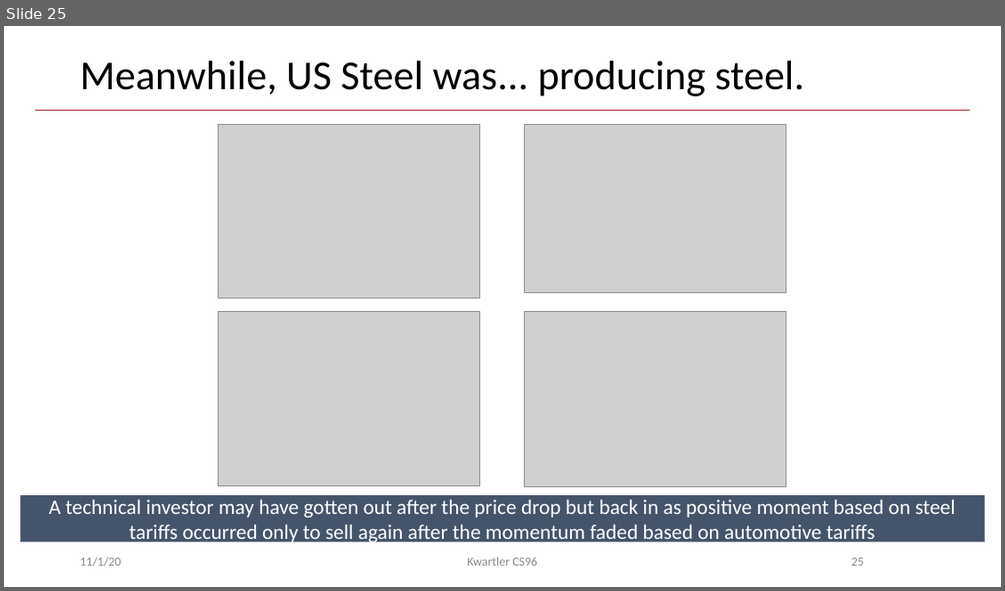
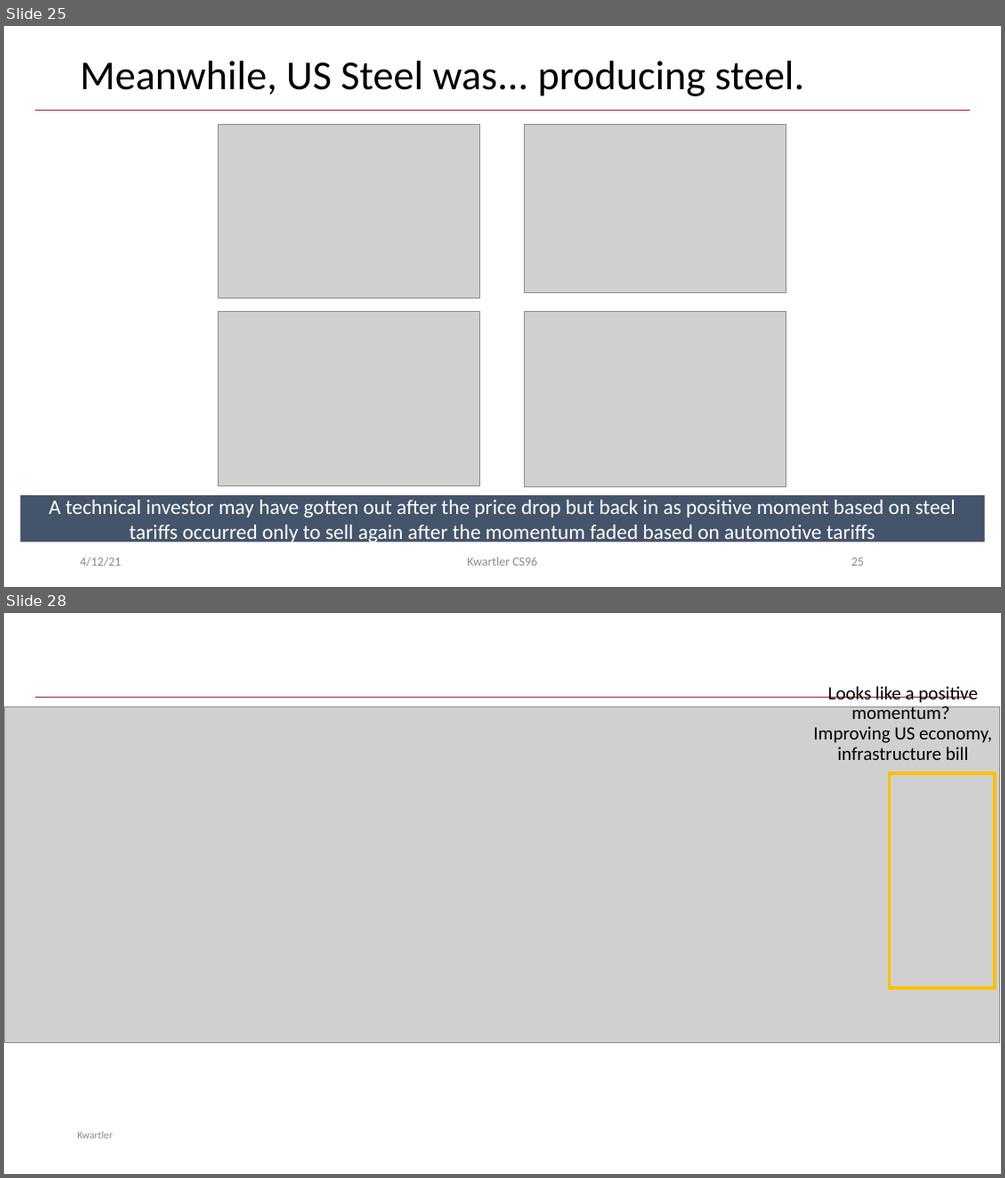
Before and after one commit to kwartler/Harvard_DataMining_Business_Student, a slide deck: Lessons/J_Equities/EquityTrading.pptx. Shown one above the other, each under a label of ours: slide 25 before the commit, slides 25 and 28 after it; the slides between them are not shown. The pictures are 1005x591 and 1005x1178 pixels, drawn with LibreOffice and Linux fonts; fonts in the diff are those of the drawing; grey boxes stand for pictures; background and template pictures are left out. Boxes give left, top, right and bottom in pixels: in the first picture for what was removed or moved away, otherwise in the second. Text is boxed around its words. In the diff, an @@ line names an element or a change of style, - is before the commit and + after.

```diff
--- a/Lessons/J_Equities/EquityTrading.pptx
+++ b/Lessons/J_Equities/EquityTrading.pptx
@@ slide 28 added at (4, 613, 1001, 1174), background #FFFFFF; not listed: 1 template element that a slide beside it also shows @@
@@ text added at (813, 686, 992, 760), 18 pt, text #000000 @@
+Looks like a positive momentum? Improving US economy, infrastructure bill
@@ picture added at (4, 706, 1000, 1042) @@
@@ rectangle added at (890, 773, 995, 988), outline #FFC000 3 pt @@
@@ text added at (77, 1131, 113, 1138), 10 pt, text #898989 @@
+Kwartler
@@ slide 25 changed as well @@
@@ text at (80, 556, 121, 566): text changed @@
-11/1/20
+4/12/21
```
Also in this commit, not shown: 79 other slides changed, 1 slide removed, 8 other files.
